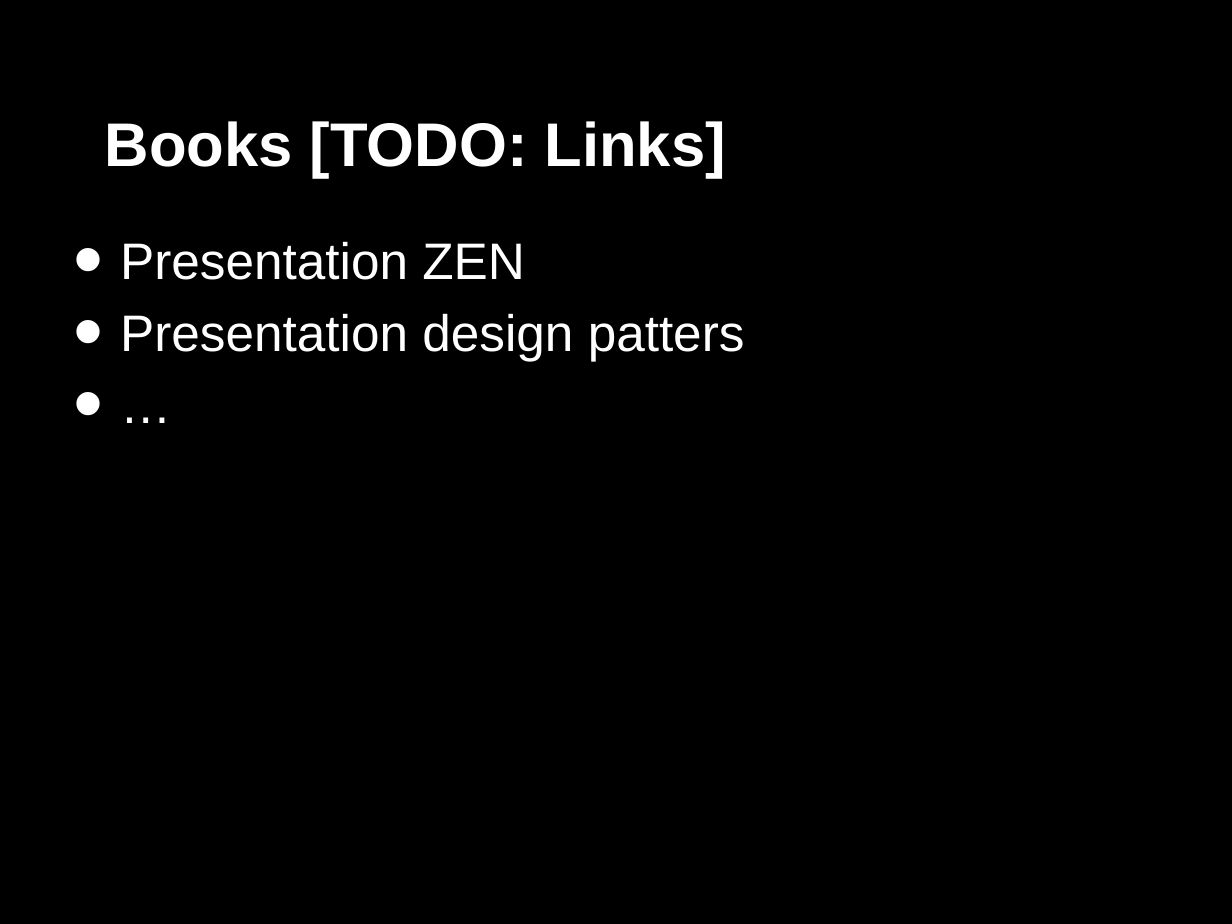
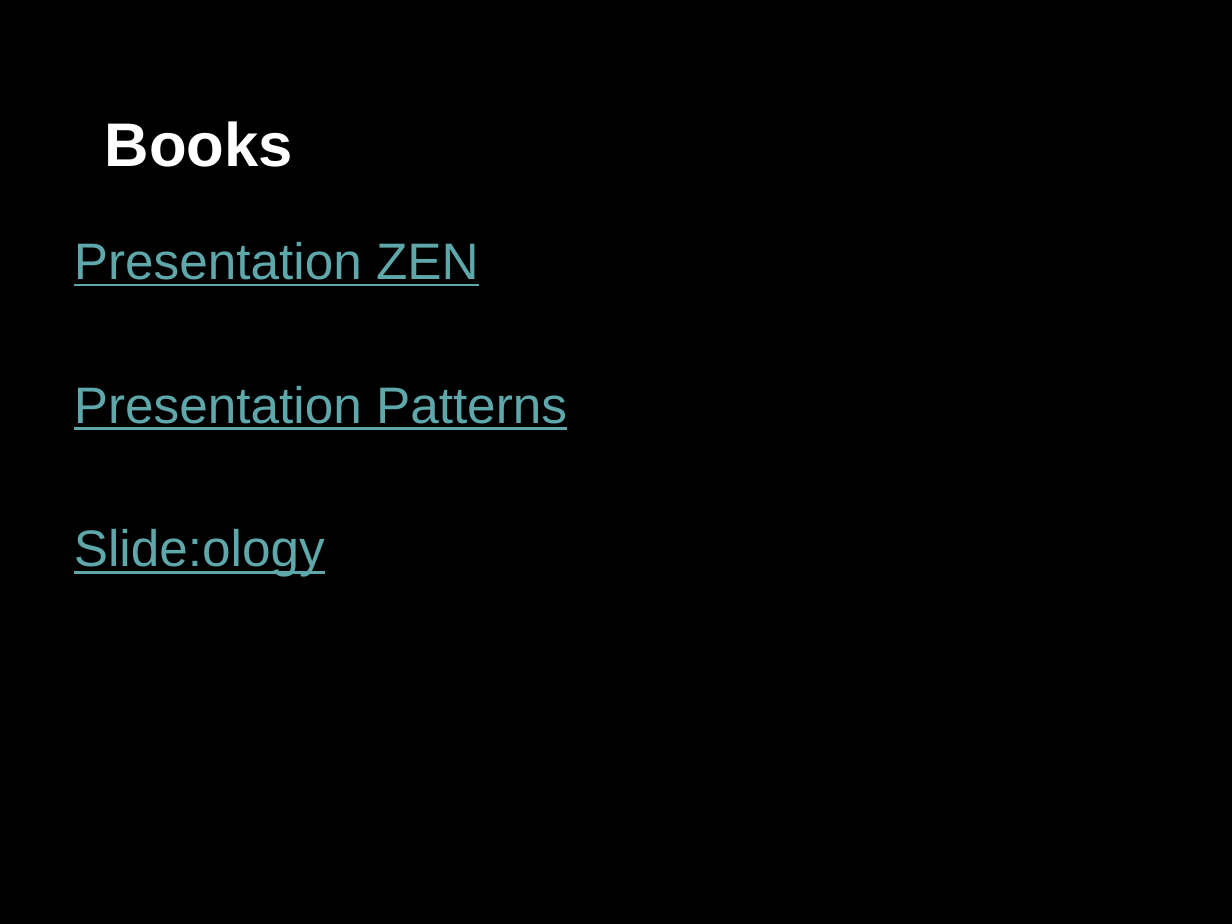
Before and after one commit to nitheeshp/AWSTrainers, a slide deck: slide 28 of Instructor Tips.pptx (slide 27 before the commit). Drawn at 1232x924 pixels with LibreOffice and Linux fonts; fonts in the diff are those of the drawing. Boxes give left, top, right and bottom in pixels: in the first picture for what was removed or moved away, otherwise in the second. Text is boxed around its words. In the diff, an @@ line names an element or a change of style, - is before the commit and + after.

```diff
--- a/Instructor Tips.pptx
+++ b/Instructor Tips.pptx
@@ title at (x1=105, y1=121, x2=293, y2=167): text changed @@
-Books [TODO: Links]
+Books
@@ text at (x1=74, y1=242, x2=479, y2=286): text colour #FFFFFF to #5EA7AA, underline on in "Presentation ZEN"; bullet • to none @@
@@ text at (x1=74, y1=386, x2=567, y2=576): text changed; text colour #FFFFFF to #5EA7AA @@
-• Presentation design patters
-• …
+Presentation Patterns
+Slide:ology
```
Also in this commit, not shown: 1 other slide changed, 1 slide added.
